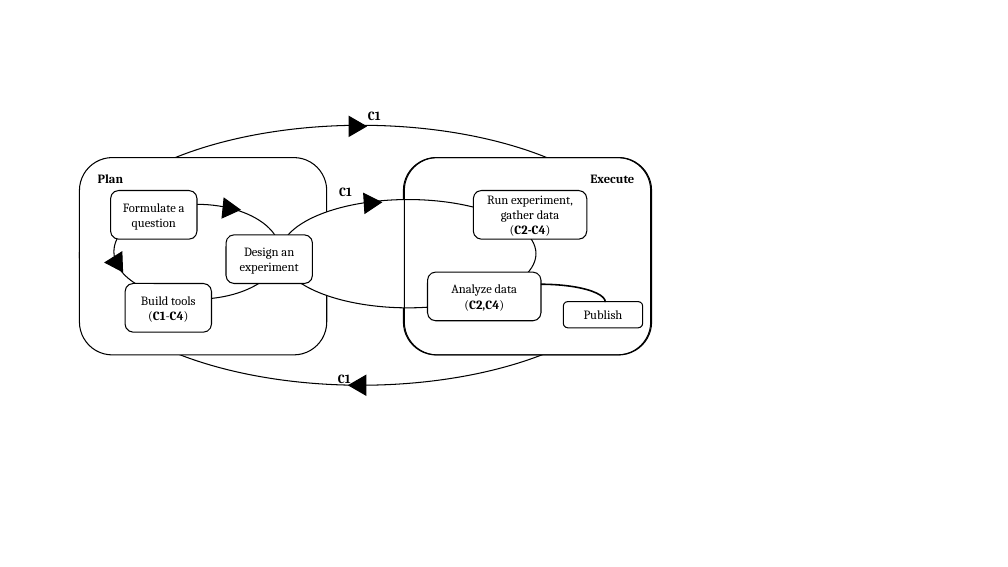
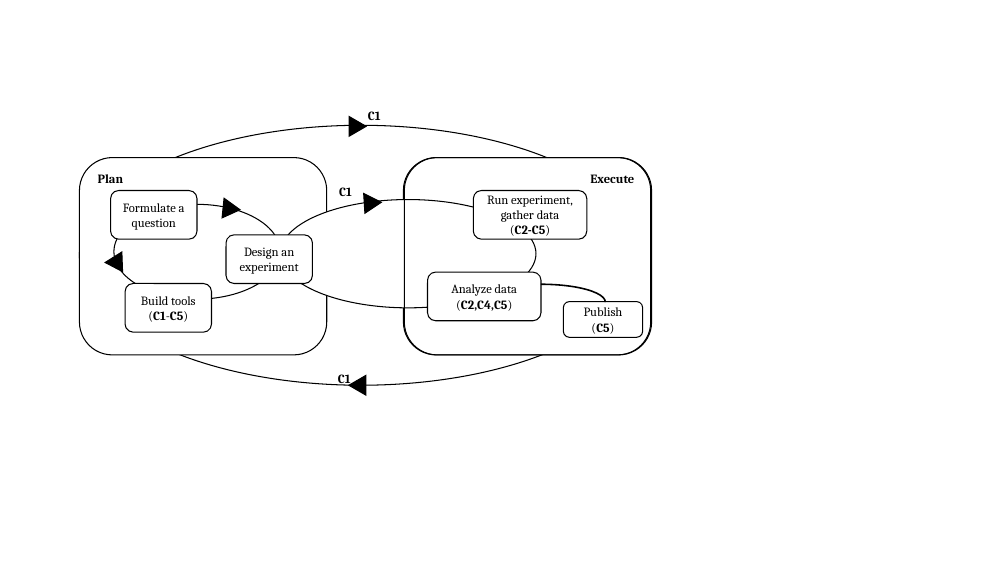
Before and after one commit to Cecca/running-experiments, a slide deck: slide 2 of figs/discussion_points.pptx. Drawn at 1008x567 pixels with LibreOffice and Linux fonts; fonts in the diff are those of the drawing. Boxes give left, top, right and bottom in pixels: in the first picture for what was removed or moved away, otherwise in the second. Text is boxed around its words. In the diff, an @@ line names an element or a change of style, - is before the commit and + after.

```diff
--- a/figs/discussion_points.pptx
+++ b/figs/discussion_points.pptx
@@ text in rounded rectangle at bbox=[510, 225, 550, 236]: text changed @@
-(C2-C4)
+(C2-C5)
@@ text in rounded rectangle at bbox=[148, 311, 188, 322]: text changed @@
-(C1-C4)
+(C1-C5)
@@ text in rounded rectangle at bbox=[456, 300, 512, 311]: text changed @@
-(C2,C4)
+(C2,C4,C5)
@@ rounded rectangle "Publish": place and size @@
-rounded rectangle "Publish" at bbox=[563, 302, 643, 328]
+rounded rectangle "Publish" at bbox=[563, 302, 643, 337]
@@ text in rounded rectangle at bbox=[591, 323, 614, 334]: paragraph added @@
+(C5)
```
Also in this commit, not shown: 2 other files.
